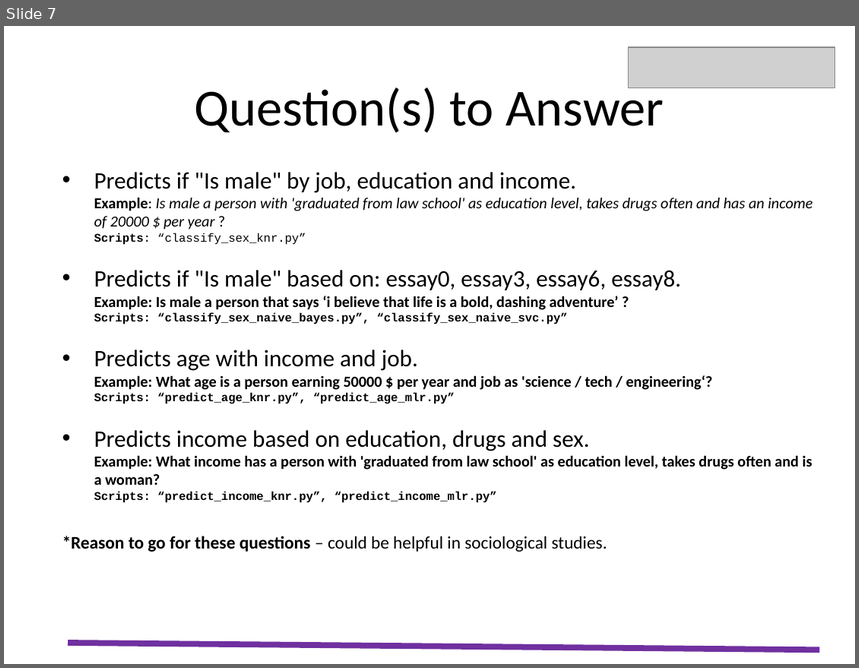
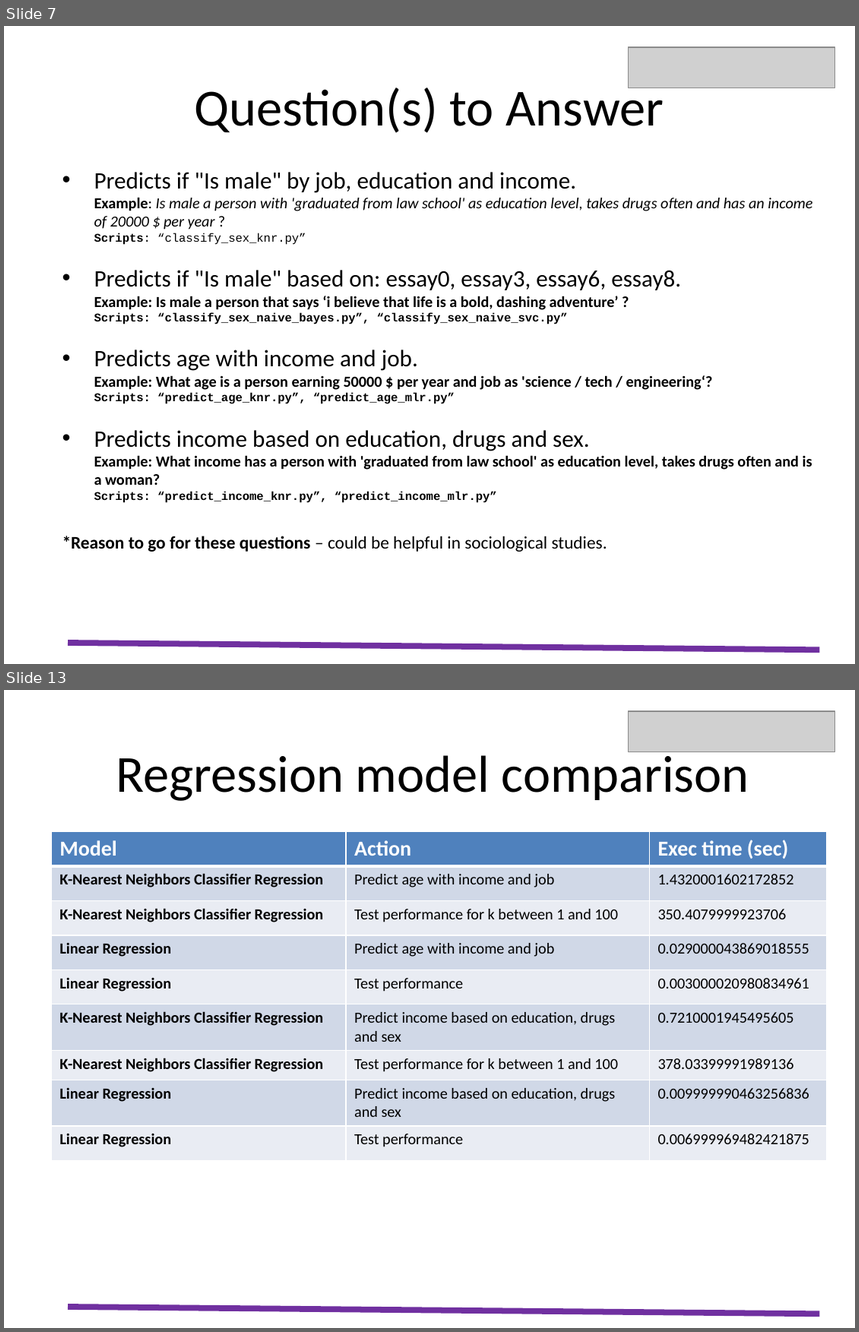
Before and after one commit to eu2004/codecademy_capstone, a slide deck: capstone_starter/resources/Presentation_Emilian_Utma.pptx. Shown one above the other, each under a label of ours: slide 7 before the commit, slides 7 and 13 after it; the slides between them are not shown. The pictures are 859x668 and 859x1332 pixels, drawn with LibreOffice and Linux fonts; fonts in the diff are those of the drawing; grey boxes stand for pictures. Boxes give left, top, right and bottom in pixels: in the first picture for what was removed or moved away, otherwise in the second. Text is boxed around its words. In the diff, an @@ line names an element or a change of style, - is before the commit and + after.

```diff
--- a/capstone_starter/resources/Presentation_Emilian_Utma.pptx
+++ b/capstone_starter/resources/Presentation_Emilian_Utma.pptx
@@ slide 13 added at bbox=[4, 690, 855, 1328], background #FFFFFF @@
@@ picture added at bbox=[628, 711, 835, 752] @@
@@ text added at bbox=[116, 749, 750, 801], 44 pt, text #000000 @@
+Regression model comparison
@@ table added at bbox=[52, 832, 827, 1160], 9 rows, 3 columns @@
+Model | Action | Exec time (sec)
+K-Nearest Neighbors Classifier Regression | Predict age with income and job | 1.4320001602172852
+K-Nearest Neighbors Classifier Regression | Test performance for k between 1 and 100 | 350.4079999923706
+Linear Regression | Predict age with income and job | 0.029000043869018555
+Linear Regression | Test performance | 0.003000020980834961
+K-Nearest Neighbors Classifier Regression | Predict income based on education, drugs and sex | 0.7210001945495605
+K-Nearest Neighbors Classifier Regression | Test performance for k between 1 and 100 | 378.03399991989136
+Linear Regression | Predict income based on education, drugs and sex | 0.009999990463256836
+Linear Regression | Test performance | 0.006999969482421875
@@ line added from (68, 1307) to (819, 1314), #7030A0 5 pt @@
```
Also in this commit, not shown: 2 slides changed, 6 other slides added, 2 slides removed.
